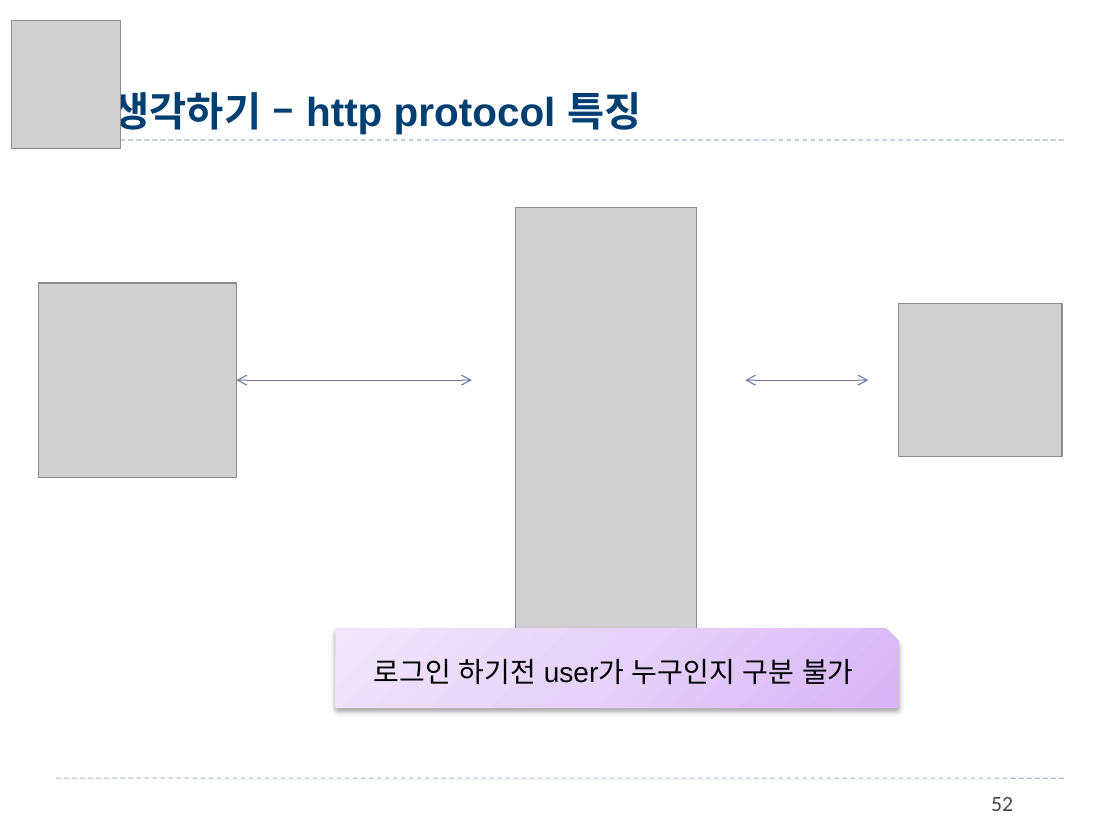
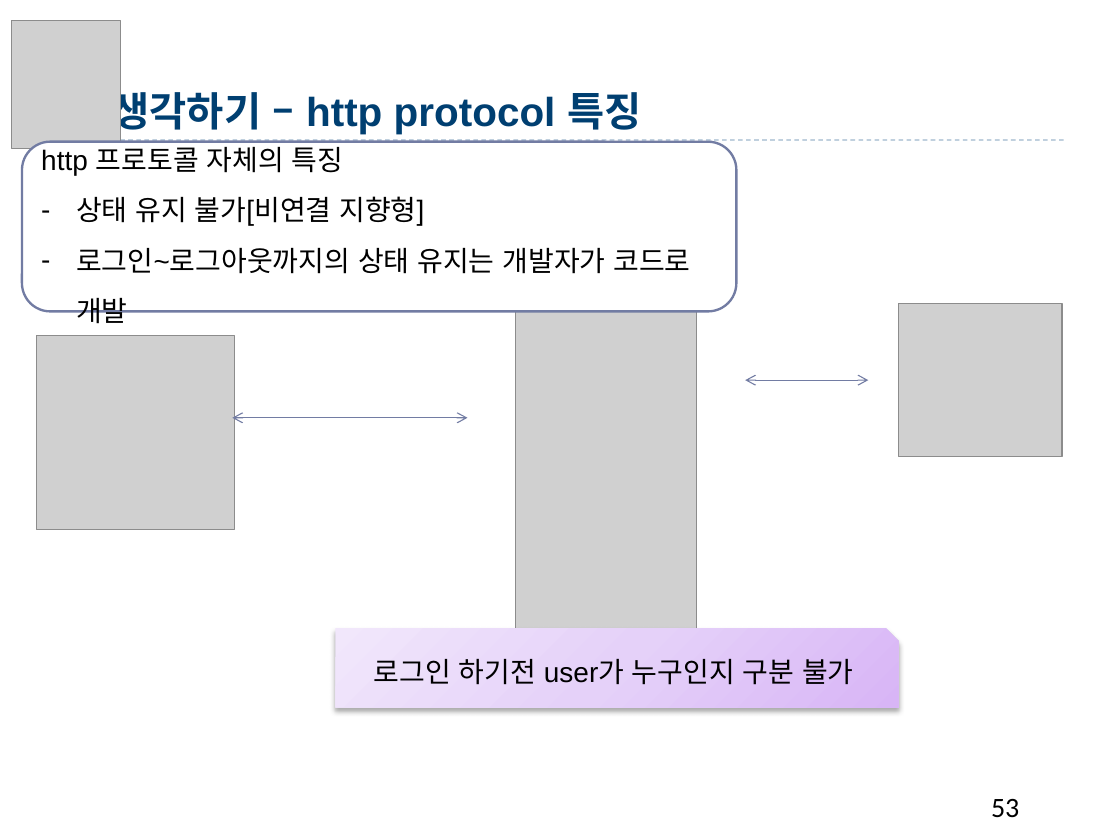
Before and after one commit to qfactor2013/BizStudyParallel, a slide deck: slide 53 of JSP_Servlet/4.Web[김혜경].pptx (slide 52 before the commit). Drawn at 1120x840 pixels with LibreOffice and Linux fonts; fonts in the diff are those of the drawing; grey boxes stand for pictures; background and template pictures are left out. Boxes give left, top, right and bottom in pixels: in the first picture for what was removed or moved away, otherwise in the second. Text is boxed around its words. In the diff, an @@ line names an element or a change of style, - is before the commit and + after.

```diff
--- a/JSP_Servlet/4.Web[김혜경].pptx
+++ b/JSP_Servlet/4.Web[김혜경].pptx
@@ rounded rectangle added at [22,142,737,312], fill #FFFFFF, outline #727CA3 1.5 pt, 18 pt, text #000000 @@
+http 프로토콜 자체의 특징
+– 상태 유지 불가[비연결 지향형]
+– 로그인~로그아웃까지의 상태 유지는 개발자가 코드로 개발
@@ picture: place and size @@
-picture at [38,283,236,477]
+picture at [36,336,234,530]
@@ double arrow moved from (236, 380) - (472, 380) to (232, 418) - (467, 418) @@
@@ line removed from (56, 778) to (1064, 778) @@
@@ page number at [991,799,1019,818]: text changed; size 14 to 18 pt; text colour #464653 to #000000 @@
-52
+53
```
Also in this commit, not shown: 111 other slides changed, 5 slides added, 2 slides removed, 48 other files.
